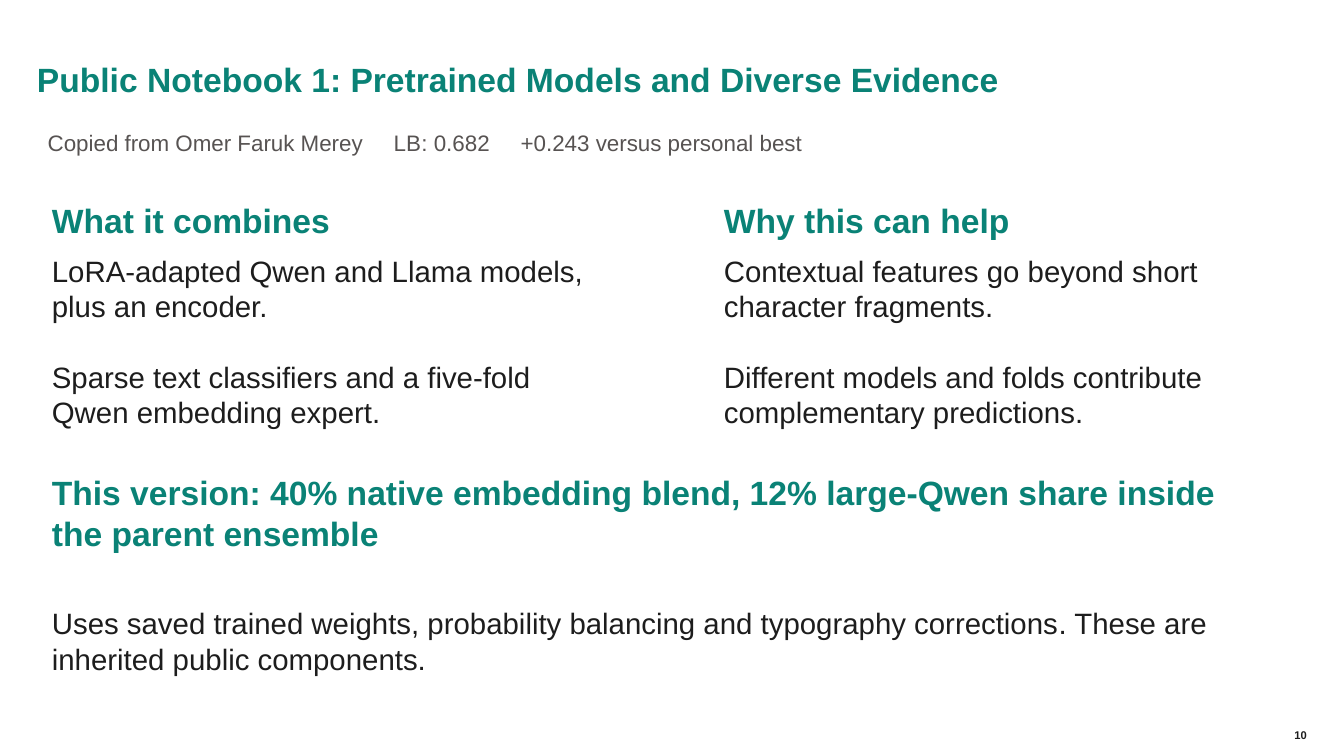
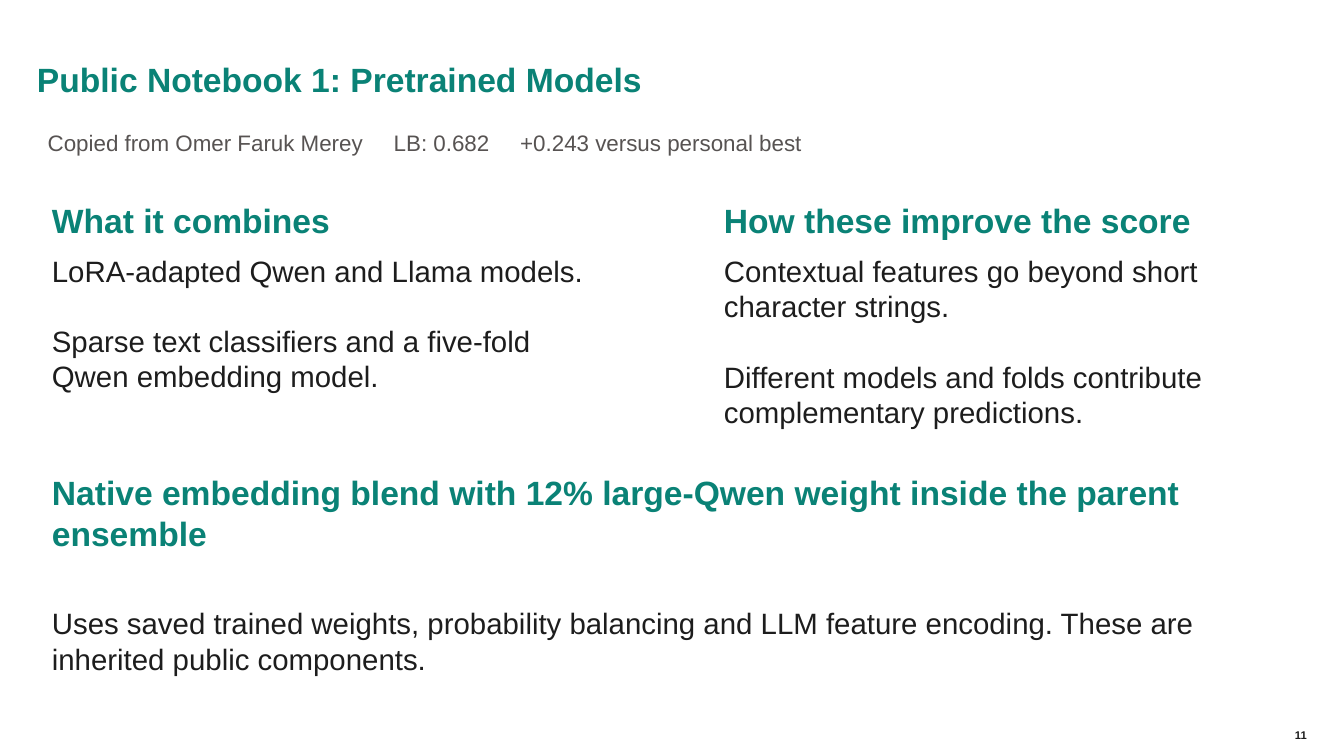
Before and after one commit to MarkFitzgibbon/Name_That_LLM, a slide deck: slide 11 of LLM Submitted Notebooks/Name That LLM Presentation - Mark Fitzgibbon - Draft 2.pptx (slide 10 before the commit). Drawn at 1344x756 pixels with LibreOffice and Linux fonts; fonts in the diff are those of the drawing; background and template pictures are left out. Boxes give left, top, right and bottom in pixels: in the first picture for what was removed or moved away, otherwise in the second. Text is boxed around its words. In the diff, an @@ line names an element or a change of style, - is before the commit and + after.

```diff
--- a/LLM Submitted Notebooks/Name That LLM Presentation - Mark Fitzgibbon - Draft 2.pptx
+++ b/LLM Submitted Notebooks/Name That LLM Presentation - Mark Fitzgibbon - Draft 2.pptx
@@ title at [37,67,642,93]: text changed @@
-Public Notebook 1: Pretrained Models and Diverse Evidence
+Public Notebook 1: Pretrained Models
@@ text at [724,208,1191,240]: text changed @@
-Why this can help
+How these improve the score
@@ text at [52,260,583,393]: text changed @@
-LoRA-adapted Qwen and Llama models, plus an encoder.
-Sparse text classifiers and a five-fold Qwen embedding expert.
+LoRA-adapted Qwen and Llama models.
+Sparse text classifiers and a five-fold Qwen embedding model.
@@ text at [724,260,1197,323]: text changed @@
-Contextual features go beyond short character fragments.
+Contextual features go beyond short character strings.
@@ text at [52,480,1179,547]: text changed @@
-This version: 40% native embedding blend, 12% large-Qwen share inside the parent ensemble
+Native embedding blend with 12% large-Qwen weight inside the parent ensemble
@@ text at [52,612,1193,676]: text changed @@
-Uses saved trained weights, probability balancing and typography corrections. These are inherited public components.
+Uses saved trained weights, probability balancing and LLM feature encoding. These are inherited public components.
@@ page number at [1295,731,1307,739]: text changed @@
-10
+11
```
Also in this commit, not shown: 6 other slides changed, 1 slide added.
